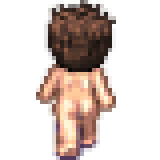
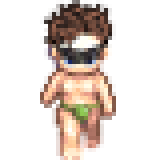
Revision of a layered 160 × 160 image; what changed, layer by layer:
showed "Layer 4", painted on it over [40, 0, 116, 160]
hid "Layer 1", painted on it over [36, 0, 116, 160]
